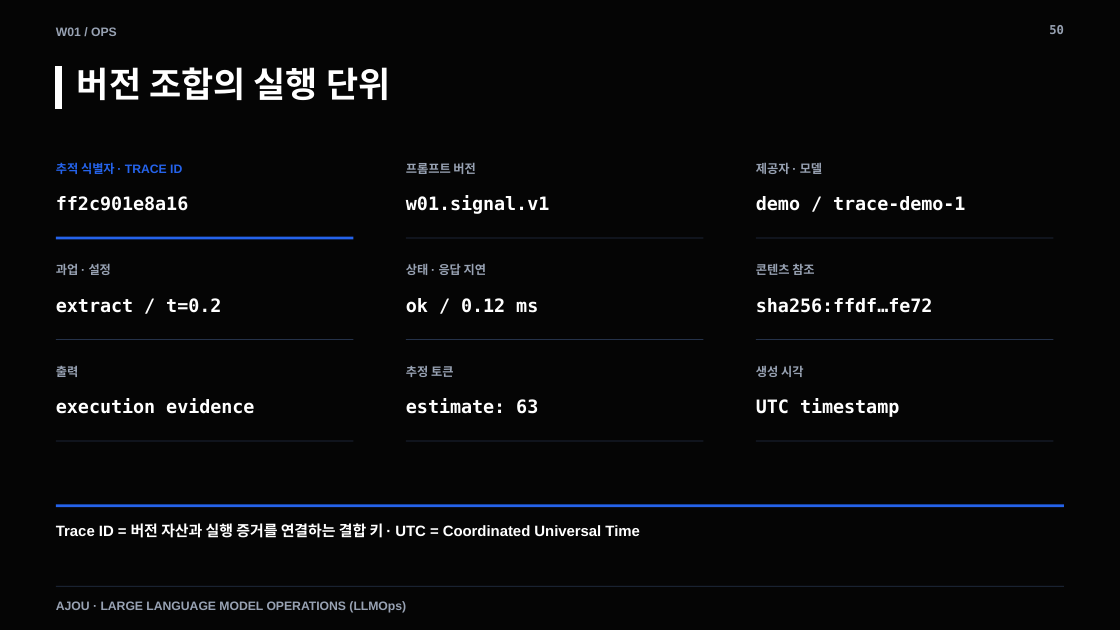
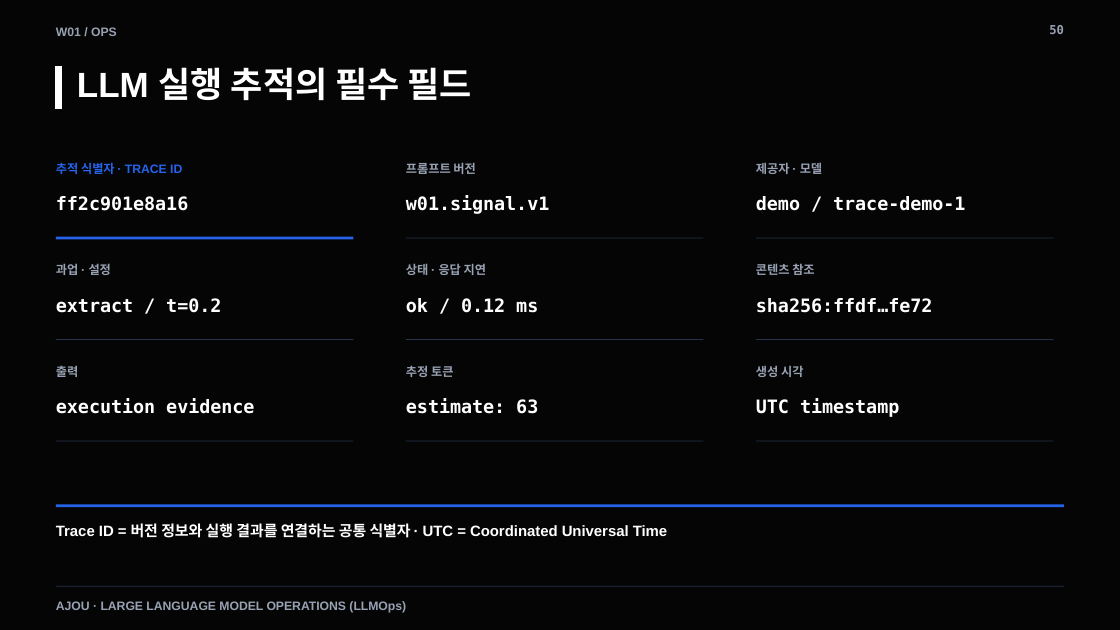
Before and after one commit to smilesjcha/llmops-16week, a slide deck: slide 50 of week01/lecture/01_week1_llmops_kickoff.pptx. Drawn at 1120x630 pixels with LibreOffice and Linux fonts; fonts in the diff are those of the drawing. Boxes give left, top, right and bottom in pixels: in the first picture for what was removed or moved away, otherwise in the second. Text is boxed around its words. In the diff, an @@ line names an element or a change of style, - is before the commit and + after.

```diff
--- a/week01/lecture/01_week1_llmops_kickoff.pptx
+++ b/week01/lecture/01_week1_llmops_kickoff.pptx
@@ text at <box>77,67,472,100</box>: text changed @@
-버전 조합의 실행 단위
+LLM 실행 추적의 필수 필드
@@ text at <box>56,523,667,538</box>: text changed @@
-Trace ID = 버전 자산과 실행 증거를 연결하는 결합 키 · UTC = Coordinated Universal Time
+Trace ID = 버전 정보와 실행 결과를 연결하는 공통 식별자 · UTC = Coordinated Universal Time
```
Also in this commit, not shown: 70 other slides changed, 13 other files.
